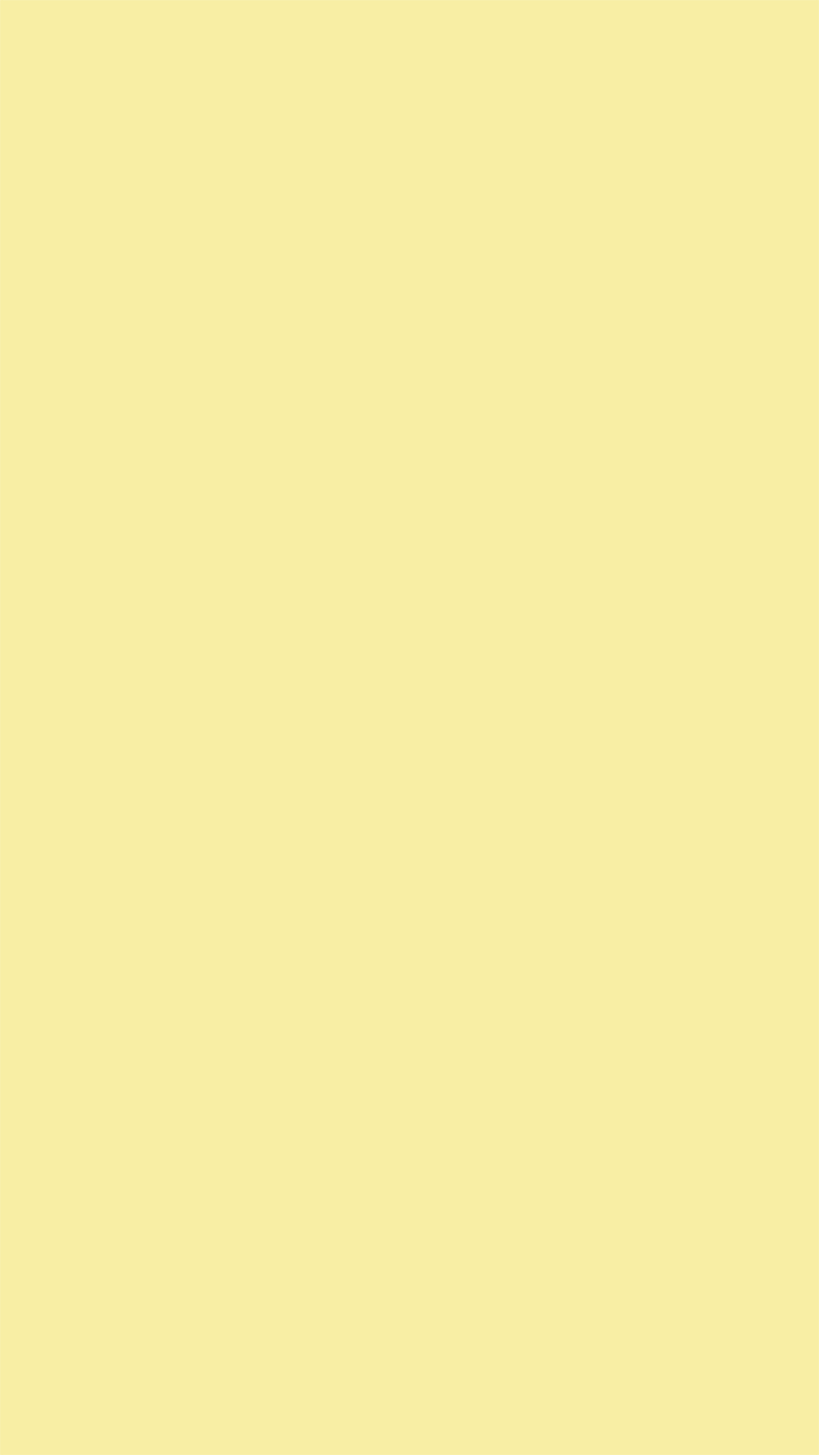
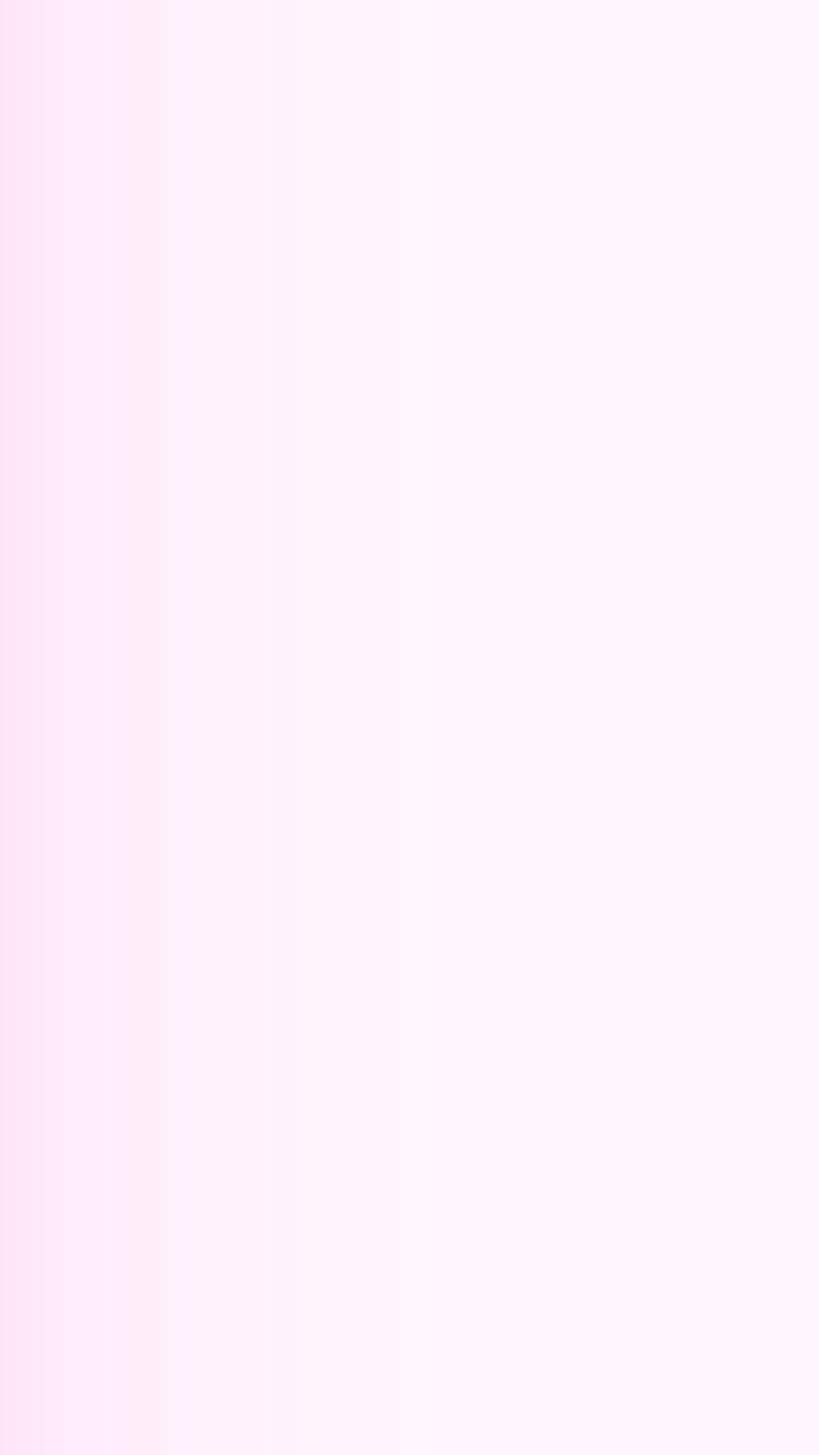
Before/after of a 819px x 1455px layered artwork. What changed in the layer stack:
added layer "Layer 2" above "Layer 1" over [0, 0, 819, 1455]
